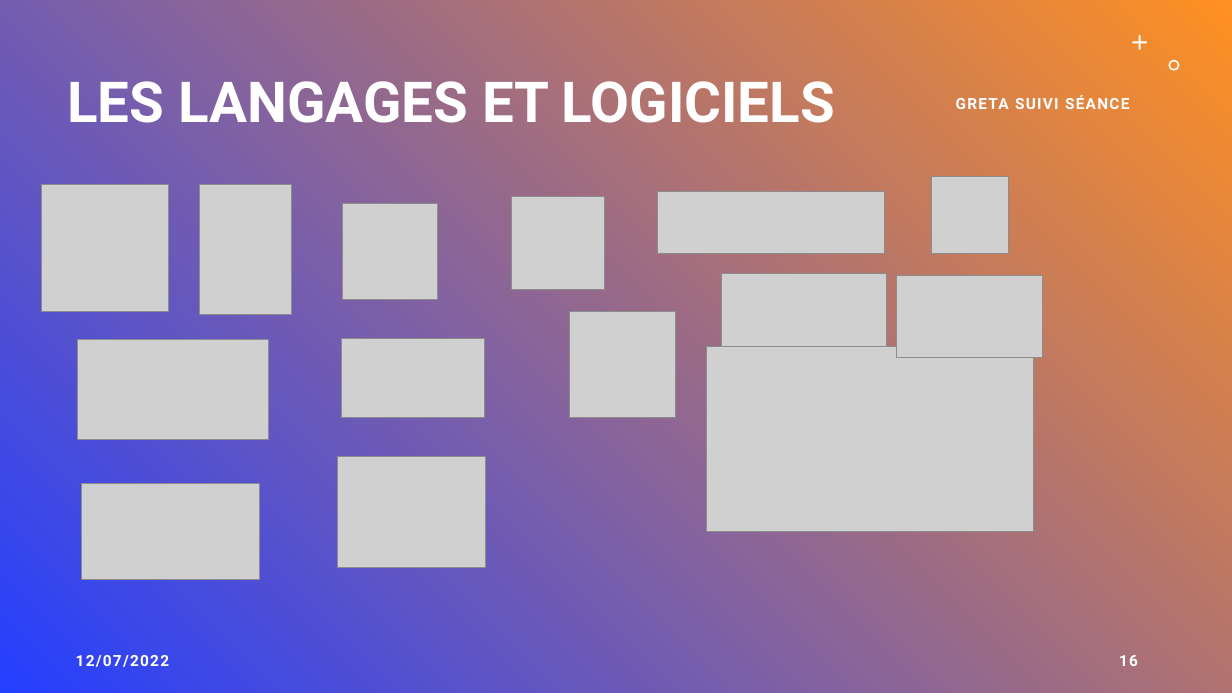
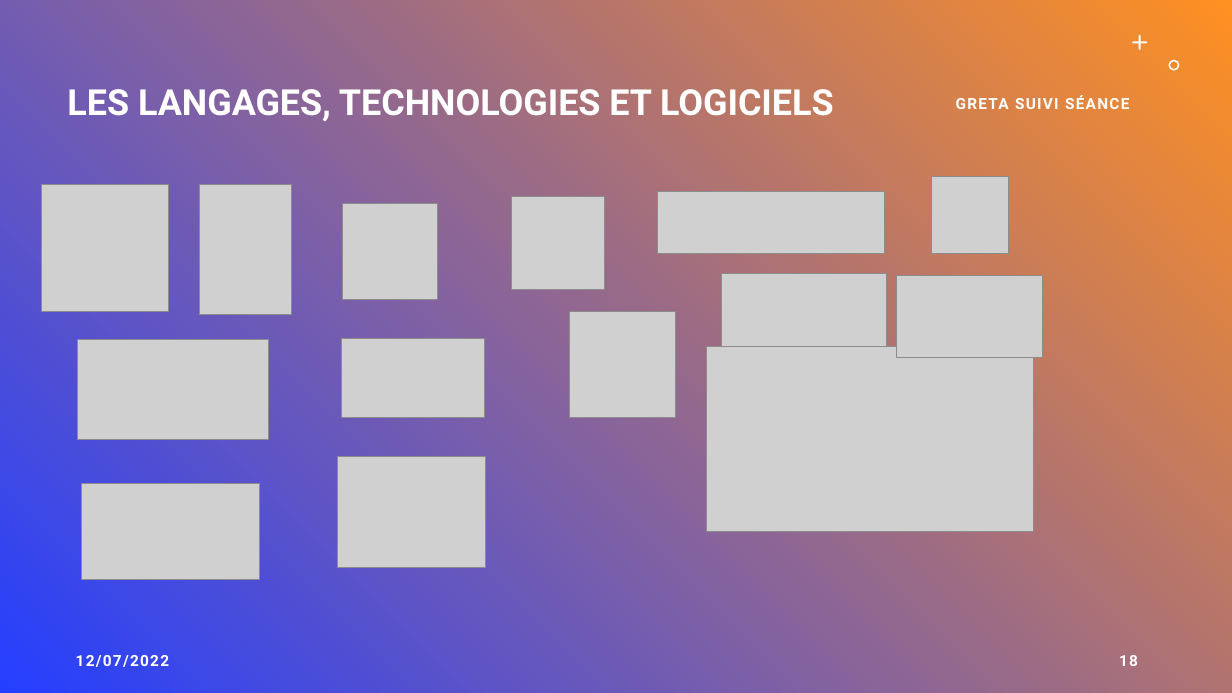
Before and after one commit to GreenHawk-99/AppGreta, a slide deck: slide 18 of doc/GRETA Suivi Séance.pptx (slide 16 before the commit). Drawn at 1232x693 pixels with LibreOffice and Linux fonts; fonts in the diff are those of the drawing; grey boxes stand for pictures. Boxes give left, top, right and bottom in pixels: in the first picture for what was removed or moved away, otherwise in the second. Text is boxed around its words. In the diff, an @@ line names an element or a change of style, - is before the commit and + after.

```diff
--- a/doc/GRETA Suivi Séance.pptx
+++ b/doc/GRETA Suivi Séance.pptx
@@ title at [67, 89, 834, 121]: text changed; size 44 to 28 pt @@
-LES LANGAGES ET LOGICIELS
+LES LANGAGES, TECHNOLOGIES ET LOGICIELS
```
Also in this commit, not shown: 12 other slides changed, 2 slides added, 2 slides removed, 1 other file.
